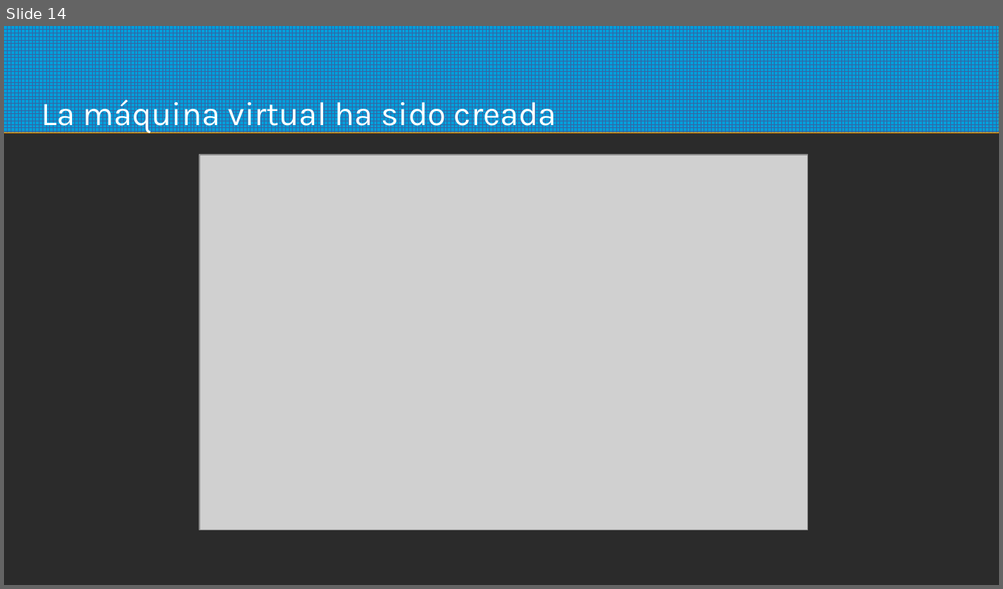
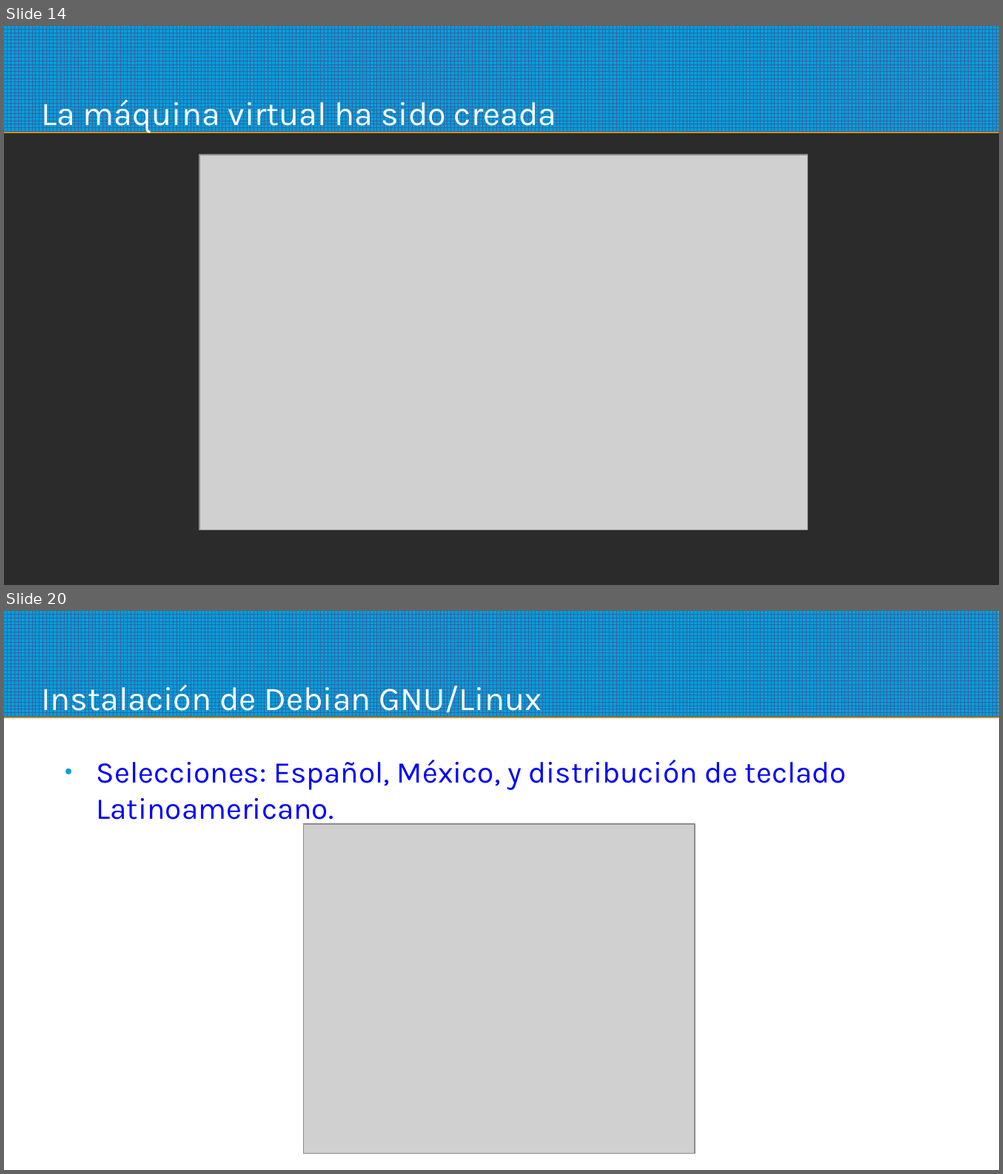
Before and after one commit to sotrteacher/dirtywork, a slide deck: UNIDAD00/01_Entorno_de_Desarrollo/01_Entorno_de_Desarrollo.pptx. Shown one above the other, each under a label of ours: slide 14 before the commit, slides 14 and 20 after it; the slides between them are not shown. The pictures are 1003x589 and 1003x1174 pixels, drawn with LibreOffice and Linux fonts; fonts in the diff are those of the drawing; grey boxes stand for pictures; background and template pictures are left out; a plain dark background stands for a picture behind light text. Boxes give left, top, right and bottom in pixels: in the first picture for what was removed or moved away, otherwise in the second. Text is boxed around its words. In the diff, an @@ line names an element or a change of style, - is before the commit and + after.

```diff
--- a/UNIDAD00/01_Entorno_de_Desarrollo/01_Entorno_de_Desarrollo.pptx
+++ b/UNIDAD00/01_Entorno_de_Desarrollo/01_Entorno_de_Desarrollo.pptx
@@ slide 20 added at (x1=4, y1=611, x2=999, y2=1170), background picture (left out); not listed: 1 template element that a slide beside it also shows @@
@@ text added at (x1=41, y1=680, x2=542, y2=719), 26.6 pt, text #FFFFFF @@
+Instalación de Debian GNU/Linux
@@ text added at (x1=96, y1=760, x2=846, y2=826), 24 pt, text #0000FF @@
+● Selecciones: Español, México, y distribución de teclado Latinoamericano.
@@ picture added at (x1=304, y1=824, x2=694, y2=1154) @@
```
Also in this commit, not shown: 2 slides changed, 18 other slides added, 37 other files.
